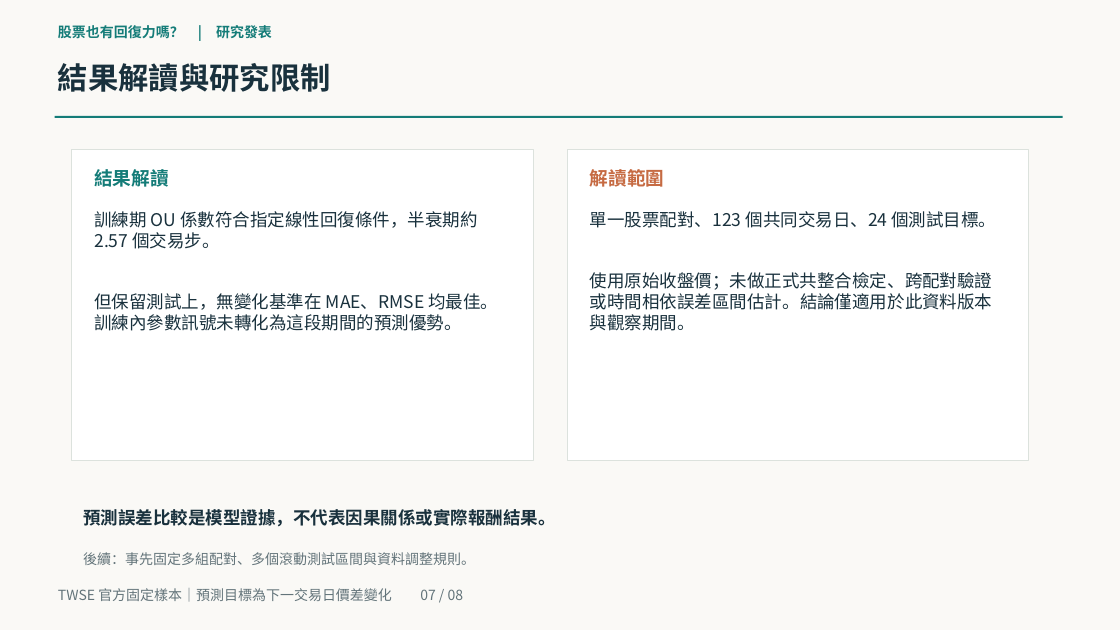
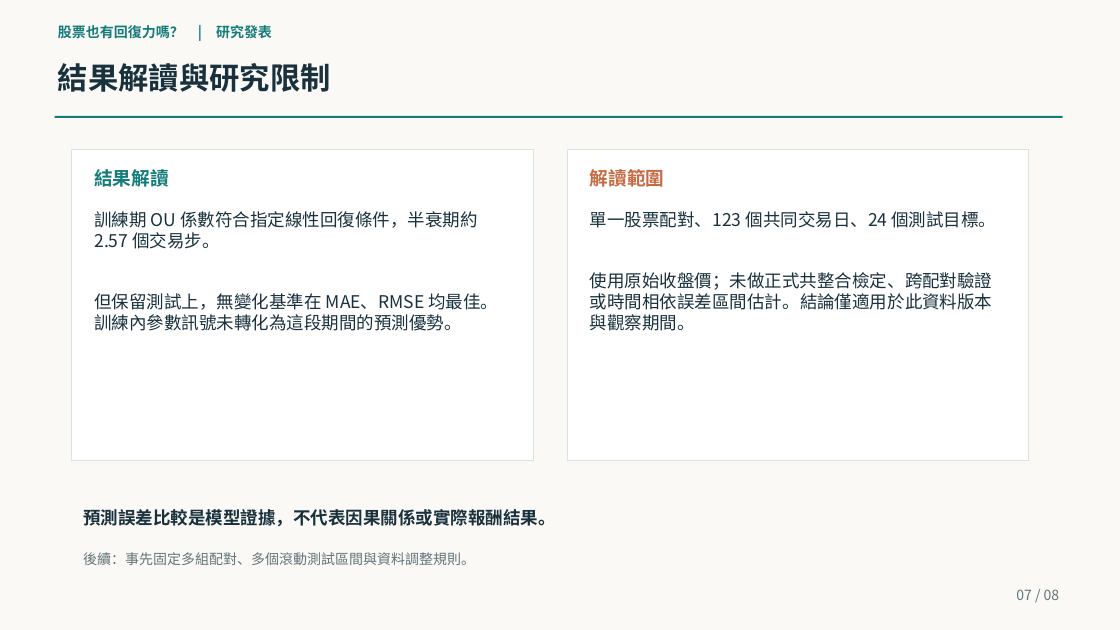
Before and after one commit to yinglinlin010/market-physics-lab, a slide deck: slide 7 of slides/midterm_90s.pptx. Drawn at 1120x630 pixels with LibreOffice and Linux fonts; fonts in the diff are those of the drawing. Boxes give left, top, right and bottom in pixels: in the first picture for what was removed or moved away, otherwise in the second. Text is boxed around its words. In the diff, an @@ line names an element or a change of style, - is before the commit and + after.

```diff
--- a/slides/midterm_90s.pptx
+++ b/slides/midterm_90s.pptx
@@ text at box(1016, 589, 1060, 600): text changed @@
-TWSE 官方固定樣本｜預測目標為下一交易日價差變化 07 / 08
+07 / 08
```
Also in this commit, not shown: 6 other slides changed, 1 other file.
